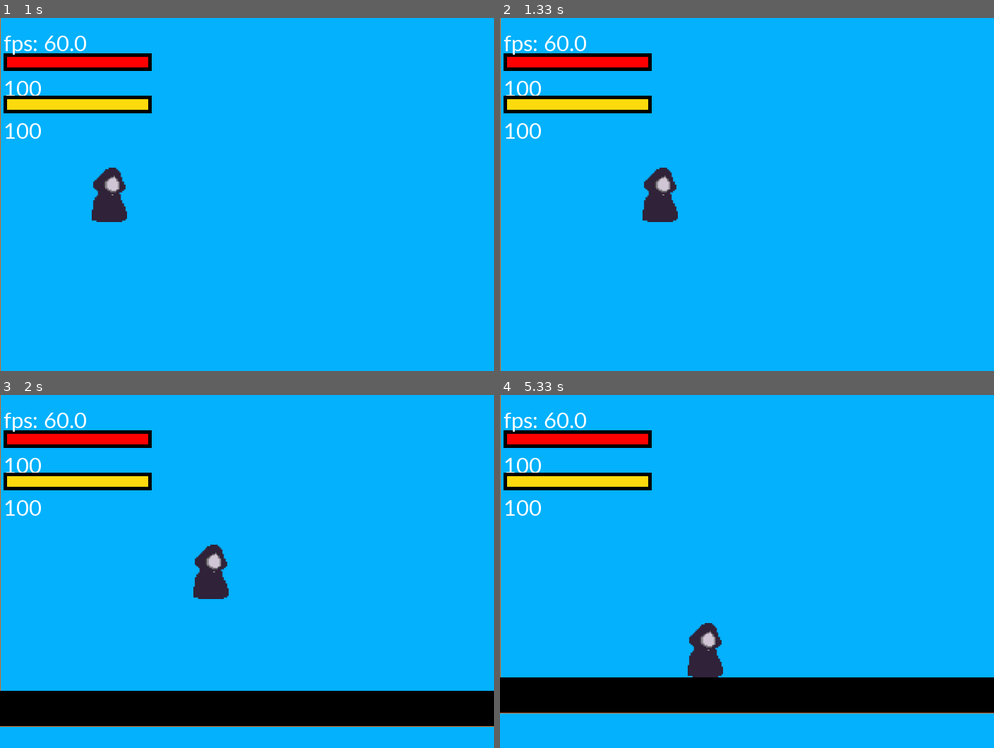
Above: before the commit, frames 1-4 (two rows, left to right).
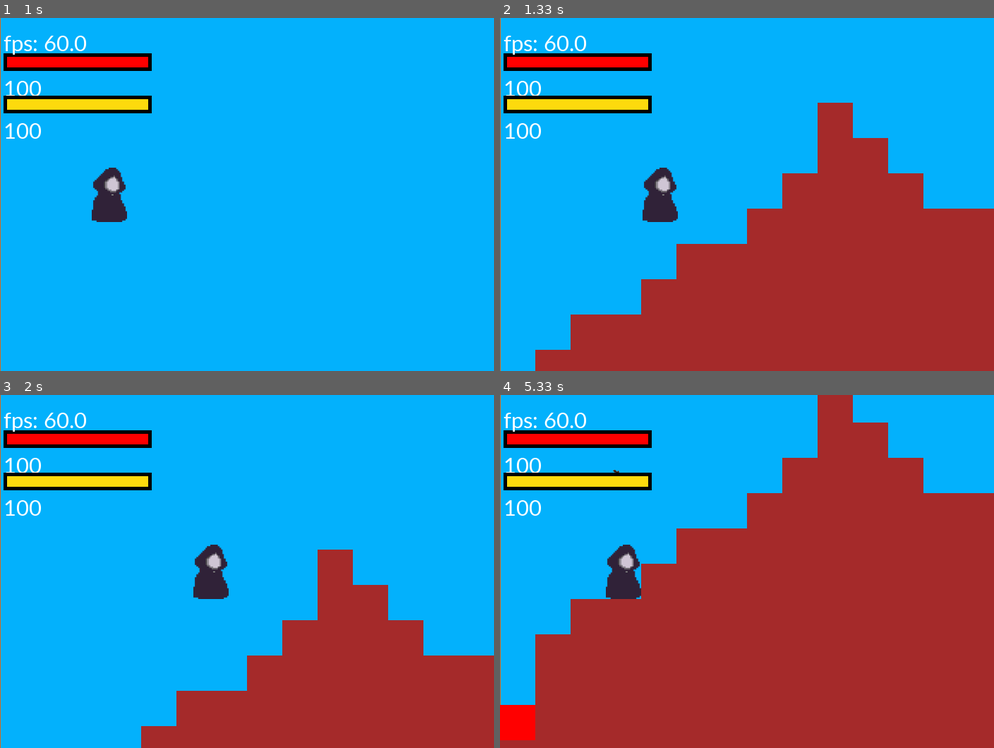
Above: after the commit, the same moments.

Repository: person011/pygame-cs-project
Game: pygame game, started from main.py
Same seed, same stepped clock (60 frames per second), same inputs: the game is played once before the commit and once after it.
Inputs (mouse positions are in pixels of both pictures, inside the frame that each line leads up to):
- Up to frame 1 (1 s): click "play" at 0.38 s; hold P from 0.67 s (still down); hold Right from 0.67 s (still down); move the mouse to (405, 183) at 0.7 s
- Up to frame 2 (1.33 s): release P at 1.13 s; release Right at 1.13 s; hold Right from 1.17 s (still down)
- Up to frame 3 (2 s): release Right at 1.63 s; hold Up 1.67-1.97 s
- Up to frame 4 (5.33 s): hold Right 2-2.47 s; hold Left 2.5-3.03 s; hold Left 3.07-3.47 s; hold Up 3.5-3.87 s; hold Right 3.9-4.53 s; hold Left 4.57-5.03 s; hold Right from 5.07 s (still down)

Frame 1 is identical in both runs. In frame 2, 38% of the frame differs, in the area x 7-100%, y 24-100%; in frame 3, 24%; in frame 4, 64%, in the area x 0-100%, y 0-100%.

Commit message:
NoMineNoCraft

Diff:
--- a/MainGameScreenConfig.py
+++ b/MainGameScreenConfig.py
@@ -1,5 +1,5 @@
 
 BLOCK_SIZE=50
 
-WALL_WIDTH=5000
+WALL_WIDTH=10000
 WALL_HEIGHT=2000
--- a/Objects/player.py
+++ b/Objects/player.py
@@ -78,7 +78,6 @@
             if self.stamina<100:
                 self.stamina+=1
         if keys[pygame.K_p]:
-
             if self.health<=80:
                 self.potion(20)
     def dashing(self):
--- a/Screens/MainGameScreen.py
+++ b/Screens/MainGameScreen.py
@@ -33,7 +33,7 @@
         self.HealthBar=HealthBar(self.player)
         self.StaminaBar=StaminaBar(self.player)
         #3050, 1050
-        self.level = pygame.Surface((5050, 2050)).convert()
+        self.level = pygame.Surface((10050, 2050)).convert()
         self.overlay=pygame.display.get_surface()
         self.level_rect = self.level.get_rect()
         #print(self.level_rect)
@@ -64,15 +64,15 @@
             for ii in range(10):
                 static.append(Block(make_block(i, 19-ii, block_size), color=pygame.Color("black")))"""
 
-        for i in range(100):
+        for i in range(200):
             for ii in range(1):
                 static.append(Block(make_block(i, 39-ii, BLOCK_SIZE), color=pygame.Color("black")))
         #moving = [HurtBlock(make_block(10, 9, block_size), color=pygame.Color("red")),
                   #]#325
         moving=[]
         #10, -11, 100, 20
-        landscape=Landscape((0, 23, 100, 15), block_map)
-        for i in range(10):
+        landscape=Landscape((0, 23, 200, 15), block_map)
+        for i in range(40):
             make_mountain(landscape)
 
         #landscape.print(show_coordinates=True)
